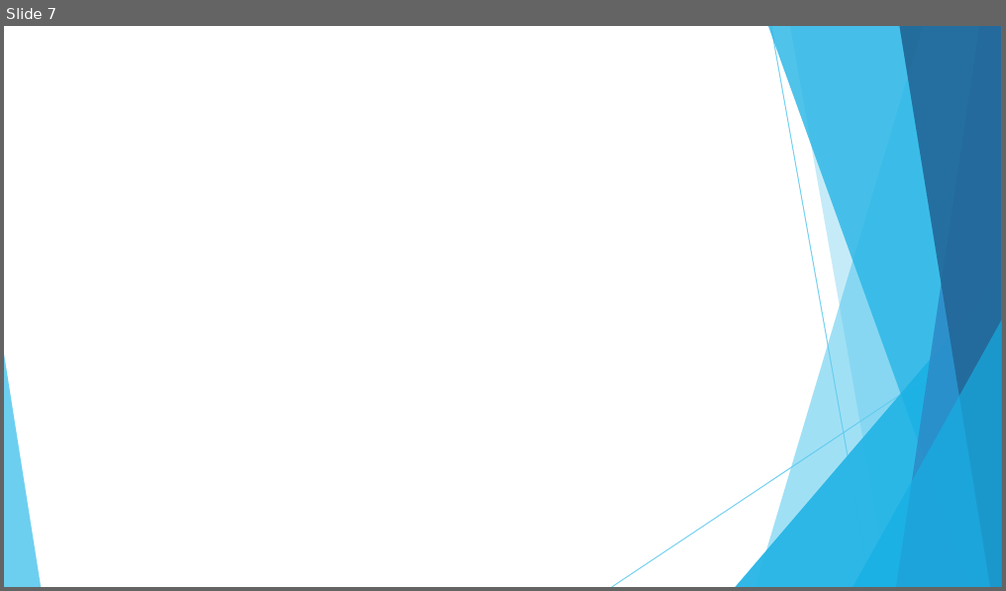
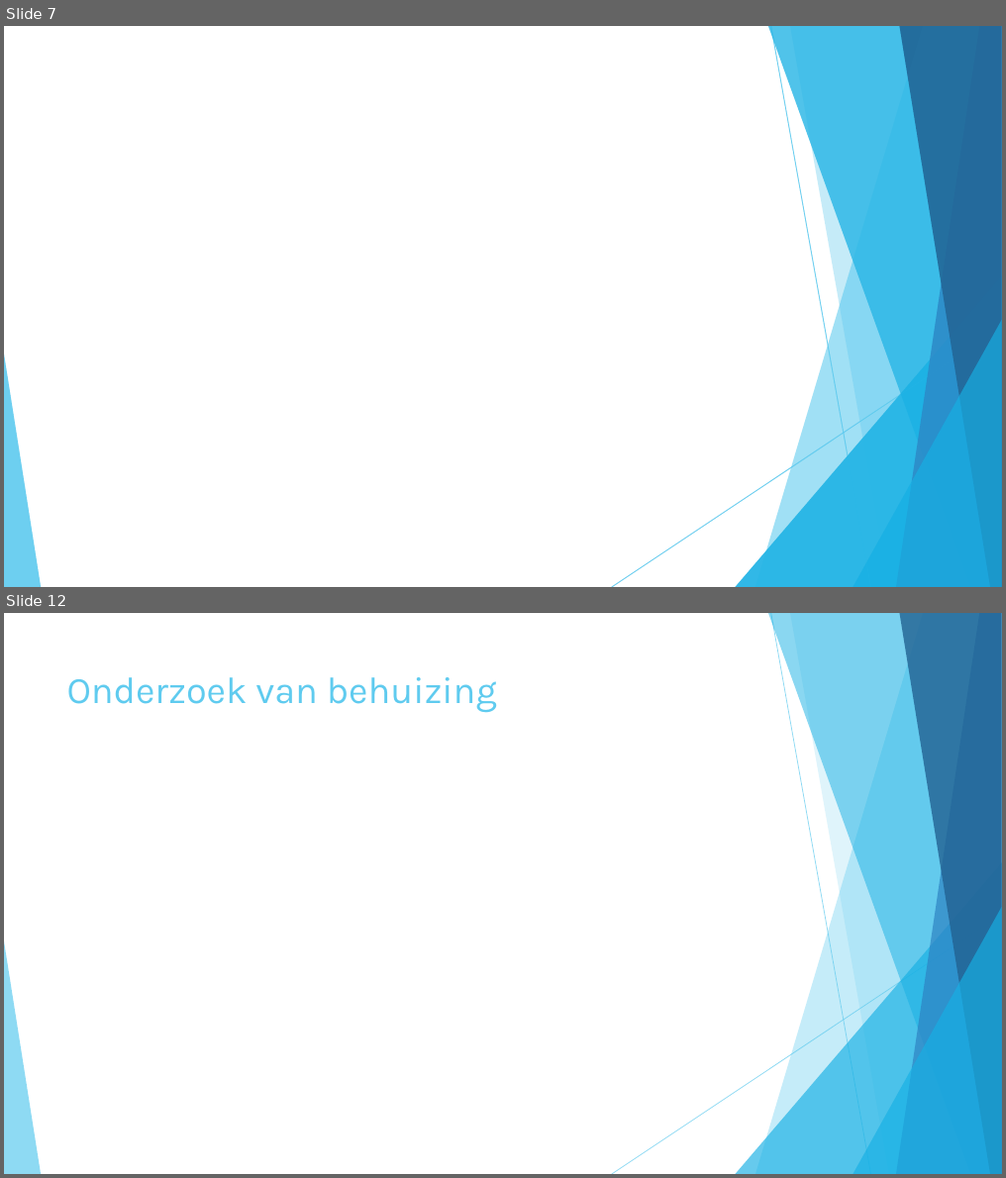
Before and after one commit to merelvdleeden/plastic_vanger, a slide deck: documentatie/scrum presentaties/50% presentatie.pptx. Shown one above the other, each under a label of ours: slide 7 before the commit, slides 7 and 12 after it; the slides between them are not shown. The pictures are 1006x591 and 1006x1178 pixels, drawn with LibreOffice and Linux fonts; fonts in the diff are those of the drawing; background and template pictures are left out. Boxes give left, top, right and bottom in pixels: in the first picture for what was removed or moved away, otherwise in the second. Text is boxed around its words. In the diff, an @@ line names an element or a change of style, - is before the commit and + after.

```diff
--- a/documentatie/scrum presentaties/50% presentatie.pptx
+++ b/documentatie/scrum presentaties/50% presentatie.pptx
@@ slide 12 added at (4,613,1002,1174), background #FFFFFF; not listed: 10 template elements that a slide beside it also shows @@
@@ title added at (67,677,497,713), 36 pt, text #5FCBEF @@
+Onderzoek van behuizing
```
Also in this commit, not shown: 3 slides changed, 8 other slides added.
